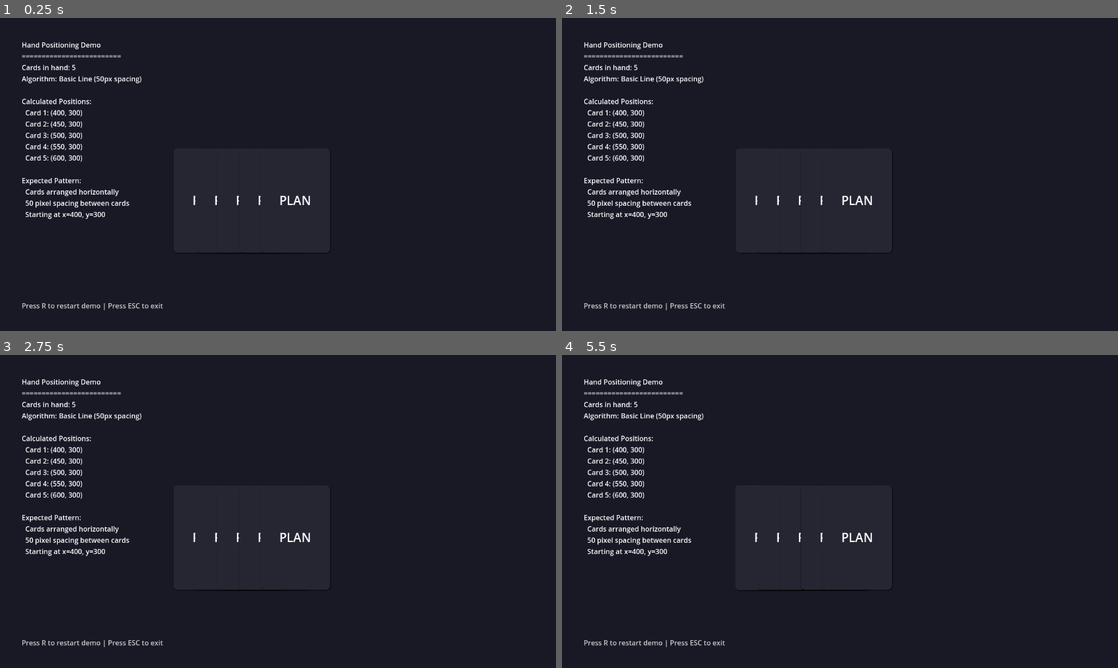
Above: before the commit, frames 1-4 (two rows, left to right).
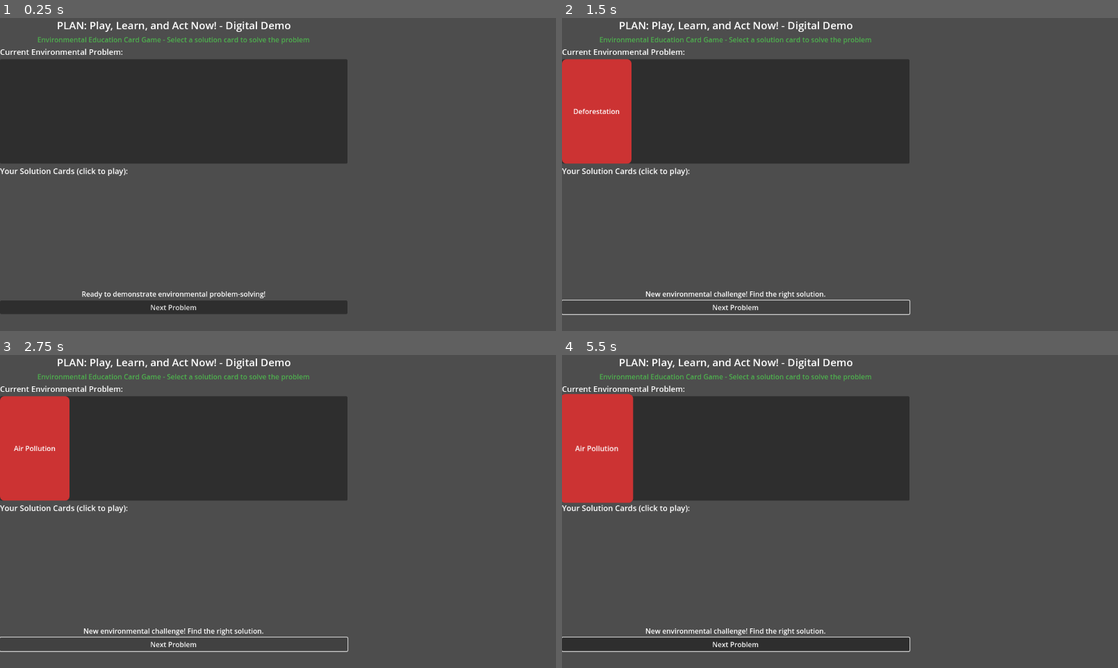
Above: after the commit, the same moments.

Repository: notalentgeek/plan-game
Game: Godot game, scene res://demos/stakeholder_demo.tscn
Same seed, same stepped clock (60 frames per second), same inputs: the game is played once before the commit and once after it. Before the commit the project starts from res://demos/hand/hand_positioning_demo.tscn.
Inputs (mouse positions are in pixels of both pictures, inside the frame that each line leads up to):
- Up to frame 1 (0.25 s): no input
- Up to frame 2 (1.5 s): click (734, 305) at 0.5 s, where only the run after the commit has a clickable "Next Problem"; click (734, 305) at 1.25 s, where only the run after the commit has a clickable "Next Problem"
- Up to frame 3 (2.75 s): click (172, 642) at 2 s, where only the run after the commit has a clickable "Next Problem"
- Up to frame 4 (5.5 s): tap R at 2.75, 3.5, 4.25, 4.35, 5 s; drag from (773, 536) to (895, 442) at 2.77 s; drag from (773, 536) to (812, 574) at 3.52 s; move the mouse to (789, 536) at 4.27 s; click (789, 536) at 4.42 s; tap N at 4.55 s; drag from (812, 536) to (673, 464) at 5.02 s

The runs differ from the first frame. In frame 1, 78% of the frame differs, in the area x 0-100%, y 0-100%; in frame 2, 83%; in frame 3, 83%; in frame 4, 81%.
Error after the commit: Invalid call. Nonexistent function 'get_problem_card_by_id' in base 'Node (card_database.gd)'. (res://demos/stakeholder_demo.gd:93)

Commit message:
Added Another HTML5 Demo

Diff:
--- a/plan-game/demos/hand/hand_positioning_demo.tscn
+++ b/plan-game/demos/hand/hand_positioning_demo.tscn
@@ -1,6 +1,6 @@
-[gd_scene load_steps=2 format=3]
+[gd_scene load_steps=2 format=3 uid="uid://bnnkbodapapsr"]
 
-[ext_resource type="Script" path="res://demos/hand/hand_positioning_demo.gd" id="1"]
+[ext_resource type="Script" uid="uid://c40op8ngmqtch" path="res://demos/hand/hand_positioning_demo.gd" id="1"]
 
 [node name="HandPositioningDemo" type="Node2D"]
 script = ExtResource("1")
--- /dev/null
+++ b/plan-game/demos/plan_game_complete_demo.gd
@@ -0,0 +1,431 @@
+# demos/plan_game_complete_demo.gd
+extends Node2D
+"""
+Complete PLAN Card Game Demo
+Implements core rules from the official rulebook:
+- Players must play solution cards to solve problems
+- After playing a solution, player must play a new problem
+- Game continues until a player runs out of problem cards
+- Includes proper turn flow and validation
+"""
+
+# Game State
+enum GamePhase {
+	WAITING_FOR_SOLUTION,  # A problem is on the table, need solution
+	WAITING_FOR_PROBLEM,   # No problem on table, need to play one
+	GAME_OVER             # Someone achieved CHECKMATE
+}
+
+var current_phase: GamePhase = GamePhase.WAITING_FOR_PROBLEM
+var table_problem: Card = null
+var players: Array[Dictionary] = []  # Each player has: name, cards, score
+var current_player_index: int = 0
+var game_round: int = 1
+
+# Visual Components
+var table_visual: CardVisual = null
+var player_hand_visuals: Array[CardVisual] = []
+var ui_container: Control
+var info_label: RichTextLabel
+var phase_label: Label
+var player_label: Label
+var message_label: Label
+var message_timer: Timer
+
+# Layout Constants
+const TABLE_POSITION := Vector2(640, 250)
+const HAND_Y_POSITION := 500
+const CARD_SPACING := 110
+const CARD_SCALE := 0.6
+
+func _ready() -> void:
+	print("Starting PLAN Card Game Complete Demo")
+	_setup_ui()
+	_setup_game()
+	_start_new_round()
+
+func _setup_ui() -> void:
+	# Background
+	var bg = ColorRect.new()
+	bg.color = Color(0.05, 0.05, 0.1, 1)
+	bg.size = Vector2(1280, 720)
+	add_child(bg)
+
+	# UI Container
+	ui_container = Control.new()
+	add_child(ui_container)
+
+	# Game Info Panel
+	var info_panel = Panel.new()
+	info_panel.size = Vector2(350, 200)
+	info_panel.position = Vector2(20, 20)
+	ui_container.add_child(info_panel)
+
+	info_label = RichTextLabel.new()
+	info_label.size = Vector2(330, 180)
+	info_label.position = Vector2(10, 10)
+	info_label.add_theme_font_size_override("font_size", 14)
+	info_panel.add_child(info_label)
+
+	# Phase Indicator
+	phase_label = Label.new()
+	phase_label.position = Vector2(640, 100)
+	phase_label.add_theme_font_size_override("font_size", 24)
+	phase_label.add_theme_color_override("font_color", Color(0.9, 0.9, 0.9))
+	phase_label.anchor_left = 0.5
+	ui_container.add_child(phase_label)
+
+	# Current Player
+	player_label = Label.new()
+	player_label.position = Vector2(640, 140)
+	player_label.add_theme_font_size_override("font_size", 20)
+	player_label.add_theme_color_override("font_color", Color(0.7, 0.9, 1.0))
+	player_label.anchor_left = 0.5
+	ui_container.add_child(player_label)
+
+	# Message Display
+	message_label = Label.new()
+	message_label.position = Vector2(640, 400)
+	message_label.add_theme_font_size_override("font_size", 18)
+	message_label.add_theme_color_override("font_color", Color(1.0, 0.9, 0.3))
+	message_label.anchor_left = 0.5
+	message_label.modulate.a = 0
+	ui_container.add_child(message_label)
+
+	# Message Timer
+	message_timer = Timer.new()
+	message_timer.one_shot = true
+	message_timer.timeout.connect(_hide_message)
+	add_child(message_timer)
+
+	# Instructions
+	var instructions = Label.new()
+	instructions.text = "Click cards to play them | R: New Round | N: Next Turn | ESC: Quit"
+	instructions.position = Vector2(20, 680)
+	instructions.add_theme_color_override("font_color", Color(0.6, 0.6, 0.6))
+	ui_container.add_child(instructions)
+
+	# Table Label
+	var table_label = Label.new()
+	table_label.text = "Table"
+	table_label.position = TABLE_POSITION + Vector2(-30, -120)
+	table_label.add_theme_font_size_override("font_size", 16)
+	table_label.add_theme_color_override("font_color", Color(0.8, 0.8, 0.8))
+	ui_container.add_child(table_label)
+
+func _setup_game() -> void:
+	# Create 2 players for demo
+	players.clear()
+	players.append({
+		"name": "Player 1",
+		"cards": [],
+		"score": 0
+	})
+	players.append({
+		"name": "Player 2",
+		"cards": [],
+		"score": 0
+	})
+
+func _start_new_round() -> void:
+	print("Starting Round %d" % game_round)
+
+	# Clear table
+	table_problem = null
+	if table_visual:
+		table_visual.queue_free()
+		table_visual = null
+
+	# Deal cards to players
+	for player in players:
+		player.cards.clear()
+		_deal_cards_to_player(player)
+
+	# Start with first player
+	current_player_index = 0
+	current_phase = GamePhase.WAITING_FOR_PROBLEM
+
+	_update_display()
+	_show_message("Round %d Started! %s begins." % [game_round, players[current_player_index].name])
+
+func _deal_cards_to_player(player: Dictionary) -> void:
+	# Give each player 3 problem cards and 2 solution cards
+	var cards = []
+
+	# Problem cards
+	var problem_letters = ["A", "B", "C", "D", "F", "G", "H", "I"]
+	problem_letters.shuffle()
+
+	for i in range(3):
+		var letter = problem_letters[i]
+		cards.append(ProblemCard.new(
+			"p_%s" % letter.to_lower(),
+			_get_problem_name(letter),
+			"Environmental problem %s" % letter,
+			"",
+			letter,
+			randi() % 5 + 5  # Severity 5-9
+		))
+
+	# Solution cards
+	var solution_types = [
+		{"name": "Clean Up", "solves": ["A", "B", "N", "O", "P", "Q"]},
+		{"name": "Renewable Energy", "solves": ["D", "G", "H", "L"]},
+		{"name": "Afforestation", "solves": ["C", "F", "G", "I", "K", "M"]},
+		{"name": "Awareness Campaign", "solves": ["A", "C", "E", "J", "K"]},
+		{"name": "Policy Change", "solves": ["B", "D", "E", "H", "M", "N"]}
+	]
+	solution_types.shuffle()
+
+	for i in range(2):
+		var sol = solution_types[i]
+		var solves: Array[String] = []
+		solves.assign(sol.solves)
+		cards.append(SolutionCard.new(
+			"s_%d" % i,
+			sol.name,
+			"Solution that addresses multiple problems",
+			"",
+			solves,
+			false
+		))
+
+	player.cards = cards
+
+func _get_problem_name(letter: String) -> String:
+	var names = {
+		"A": "Air Pollution",
+		"B": "Oil Spill",
+		"C": "Deforestation",
+		"D": "Gas Flaring",
+		"F": "Desertification",
+		"G": "Drought",
+		"H": "Flooding",
+		"I": "Soil Erosion"
+	}
+	return names.get(letter, "Environmental Issue")
+
+func _update_display() -> void:
+	# Clear existing hand visuals
+	for visual in player_hand_visuals:
+		visual.queue_free()
+	player_hand_visuals.clear()
+
+	# Update table card
+	if table_problem and not table_visual:
+		table_visual = CardVisual.new()
+		table_visual.initialize(table_problem)
+		table_visual.position = TABLE_POSITION
+		table_visual.scale = Vector2(CARD_SCALE, CARD_SCALE)
+		table_visual.flip_to_front()
+		add_child(table_visual)
+	elif not table_problem and table_visual:
+		table_visual.queue_free()
+		table_visual = null
+
+	# Show current player's hand
+	var current_player = players[current_player_index]
+	var card_count = current_player.cards.size()
+
+	if card_count > 0:
+		var total_width = (card_count - 1) * CARD_SPACING
+		var start_x = 640 - total_width / 2
+
+		for i in range(card_count):
+			var card = current_player.cards[i]
+			var visual = CardVisual.new()
+			visual.initialize(card)
+			visual.position = Vector2(start_x + i * CARD_SPACING, HAND_Y_POSITION)
+			visual.scale = Vector2(CARD_SCALE, CARD_SCALE)
+			visual.flip_to_front()
+
+			# Make clickable
+			visual.set_meta("hand_index", i)
+			visual.gui_input.connect(_on_card_clicked.bind(visual))
+
+			# Highlight playable cards
+			if _can_play_card(card):
+				visual.modulate = Color(1.2, 1.2, 1.2)
+			else:
+				visual.modulate = Color(0.7, 0.7, 0.7)
+
+			add_child(visual)
+			player_hand_visuals.append(visual)
+
+	# Update UI
+	_update_ui_labels()
+
+func _can_play_card(card: Card) -> bool:
+	if current_phase == GamePhase.WAITING_FOR_SOLUTION:
+		if card is SolutionCard:
+			var solution = card as SolutionCard
+			return solution.can_solve_problem(table_problem.letter_code) if table_problem else false
+		return false
+	elif current_phase == GamePhase.WAITING_FOR_PROBLEM:
+		return card is ProblemCard
+	return false
+
+func _update_ui_labels() -> void:
+	# Phase label
+	if current_phase == GamePhase.WAITING_FOR_SOLUTION:
+		phase_label.text = "Play a Solution Card"
+	elif current_phase == GamePhase.WAITING_FOR_PROBLEM:
+		phase_label.text = "Play a Problem Card"
+	else:
+		phase_label.text = "Game Over!"
+
+	# Player label
+	var current_player = players[current_player_index]
+	player_label.text = current_player.name + "'s Turn"
+
+	# Info panel
+	var info_text = "[b]PLAN Card Game[/b]\n"
+	info_text += "Round: %d\n\n" % game_round
+
+	if table_problem:
+		info_text += "[color=red]Problem on Table:[/color]\n"
+		info_text += "%s (%s)\n" % [table_problem.card_name, table_problem.letter_code]
+		info_text += "Severity: %d\n\n" % table_problem.severity_index
+	else:
+		info_text += "[color=gray]Table is empty[/color]\n\n"
+
+	info_text += "[b]Scores:[/b]\n"
+	for player in players:
+		info_text += "%s: %d points\n" % [player.name, player.score]
+
+	info_text += "\n[b]%s's Hand:[/b]\n" % current_player.name
+	var problem_count = 0
+	var solution_count = 0
+	for card in current_player.cards:
+		if card is ProblemCard:
+			problem_count += 1
+		else:
+			solution_count += 1
+	info_text += "Problems: %d, Solutions: %d" % [problem_count, solution_count]
+
+	info_label.bbcode_text = info_text
+
+func _on_card_clicked(event: InputEvent, visual: CardVisual) -> void:
+	if event is InputEventMouseButton and event.pressed and event.button_index == MOUSE_BUTTON_LEFT:
+		if current_phase != GamePhase.GAME_OVER:
+			var index = visual.get_meta("hand_index")
+			_try_play_card(index)
+
+func _try_play_card(index: int) -> void:
+	var current_player = players[current_player_index]
+	if index < 0 or index >= current_player.cards.size():
+		return
+
+	var card = current_player.cards[index]
+
+	# Validate the play
+	if not _can_play_card(card):
+		if current_phase == GamePhase.WAITING_FOR_SOLUTION:
+			if card is ProblemCard:
+				_show_message("You must play a solution first!")
+			else:
+				_show_message("This solution doesn't solve %s!" % table_problem.letter_code)
+		else:
+			_show_message("You must play a problem card!")
+		return
+
+	# Make the play
+	if card is SolutionCard:
+		_play_solution_card(index)
+	else:
+		_play_problem_card(index)
+
+func _play_solution_card(index: int) -> void:
+	var current_player = players[current_player_index]
+	var card = current_player.cards[index]
+
+	_show_message("Solution played! Now play a problem.")
+	current_player.cards.remove_at(index)
+
+	# Clear table
+	if table_visual:
+		table_visual.queue_free()
+		table_visual = null
+	table_problem = null
+
+	# Change phase
+	current_phase = GamePhase.WAITING_FOR_PROBLEM
+	_update_display()
+
+func _play_problem_card(index: int) -> void:
+	var current_player = players[current_player_index]
+	var card = current_player.cards[index] as ProblemCard
+
+	# Play the problem
+	table_problem = card
+	current_player.cards.remove_at(index)
+
+	# Check for CHECKMATE
+	var problems_left = 0
+	for c in current_player.cards:
+		if c is ProblemCard:
+			problems_left += 1
+
+	if problems_left == 0:
+		_show_message("%s achieved CHECKMATE!" % current_player.name)
+		_end_round()
+	else:
+		_show_message("Problem played!")
+		current_phase = GamePhase.WAITING_FOR_SOLUTION
+		_next_turn()
+
+func _next_turn() -> void:
+	current_player_index = (current_player_index + 1) % players.size()
+	_update_display()
+
+func _end_round() -> void:
+	current_phase = GamePhase.GAME_OVER
+
+	# Calculate scores
+	var winner_index = current_player_index
+	players[winner_index].score += 5  # CHECKMATE bonus
+
+	# Count remaining problems for other players
+	var problem_counts = []
+	for i in range(players.size()):
+		if i != winner_index:
+			var count = 0
+			for card in players[i].cards:
+				if card is ProblemCard:
+					count += 1
+			problem_counts.append({"index": i, "count": count})
+
+	# Sort by problem count (ascending)
+	problem_counts.sort_custom(func(a, b): return a.count < b.count)
+
+	# Award points
+	var points = [3, 2, 1]
+	for i in range(min(problem_counts.size(), points.size())):
+		var player_data = problem_counts[i]
+		players[player_data.index].score += points[i]
+
+	_update_display()
+	_show_message("Round Over! Press R for next round.")
+
+func _show_message(text: String) -> void:
+	message_label.text = text
+	message_label.modulate.a = 1.0
+	message_timer.wait_time = 3.0
+	message_timer.start()
+
+func _hide_message() -> void:
+	var tween = create_tween()
+	tween.tween_property(message_label, "modulate:a", 0.0, 0.5)
+
+func _input(event: InputEvent) -> void:
+	if event is InputEventKey and event.pressed:
+		match event.keycode:
+			KEY_R:
+				game_round += 1
+				_start_new_round()
+			KEY_N:
+				if current_phase != GamePhase.GAME_OVER:
+					_next_turn()
+					_show_message("Skipped to next player")
+			KEY_ESCAPE:
+				get_tree().quit()
--- /dev/null
+++ b/plan-game/demos/plan_game_complete_demo.tscn
@@ -0,0 +1,14 @@
+[gd_scene load_steps=2 format=3 uid="uid://plan-game-complete-demo"]
+
+[ext_resource type="Script" path="res://demos/plan_game_complete_demo.gd" id="1"]
+
+[node name="PLANGameDemo" type="Node2D"]
+script = ExtResource("1")
+
+[node name="CanvasLayer" type="CanvasLayer" parent="."]
+layer = -1
+
+[node name="Background" type="ColorRect" parent="CanvasLayer"]
+anchor_right = 1.0
+anchor_bottom = 1.0
+color = Color(0.05, 0.05, 0.1, 1)
--- /dev/null
+++ b/plan-game/demos/stakeholder_demo.gd
@@ -0,0 +1,249 @@
+# Quick PLAN Game Demo Scene
+# File: demos/stakeholder/stakeholder_demo.gd
+extends Node2D
+
+"""
+Stakeholder-ready demo showcasing PLAN Card Game core functionality.
+Demonstrates card management, problem-solution matching, and educational content.
+"""
+
+# Demo state
+var demo_hand: HandDisplay
+var current_problem_card: Card = null
+var demo_cards: Array[Card] = []
+
+# UI Elements
+var title_label: Label
+var instruction_label: Label
+var problem_area: PanelContainer
+var problem_display: CardVisual
+var hand_area: Control
+var status_label: Label
+var next_button: Button
+
+func _ready() -> void:
+	"""Initialize the stakeholder demo with sample cards and UI."""
+	_create_demo_ui()
+	_load_demo_cards()
+	_setup_initial_state()
+
+func _create_demo_ui() -> void:
+	"""Create a clean, professional demo interface."""
+	# Main layout
+	var main_vbox = VBoxContainer.new()
+	add_child(main_vbox)
+
+	# Title
+	title_label = Label.new()
+	title_label.text = "PLAN: Play, Learn, and Act Now! - Digital Demo"
+	title_label.add_theme_font_size_override("font_size", 24)
+	title_label.horizontal_alignment = HORIZONTAL_ALIGNMENT_CENTER
+	main_vbox.add_child(title_label)
+
+	# Instruction area
+	instruction_label = Label.new()
+	instruction_label.text = "Environmental Education Card Game - Select a solution card to solve the problem"
+	instruction_label.horizontal_alignment = HORIZONTAL_ALIGNMENT_CENTER
+	instruction_label.add_theme_color_override("font_color", Color(0.3, 0.7, 0.3))
+	main_vbox.add_child(instruction_label)
+
+	# Problem display area
+	var problem_section = VBoxContainer.new()
+	main_vbox.add_child(problem_section)
+
+	var problem_title = Label.new()
+	problem_title.text = "Current Environmental Problem:"
+	problem_title.add_theme_font_size_override("font_size", 18)
+	problem_section.add_child(problem_title)
+
+	problem_area = PanelContainer.new()
+	problem_area.custom_minimum_size = Vector2(300, 200)
+	problem_section.add_child(problem_area)
+
+	# Hand display area
+	var hand_section = VBoxContainer.new()
+	main_vbox.add_child(hand_section)
+
+	var hand_title = Label.new()
+	hand_title.text = "Your Solution Cards (click to play):"
+	hand_title.add_theme_font_size_override("font_size", 18)
+	hand_section.add_child(hand_title)
+
+	hand_area = Control.new()
+	hand_area.custom_minimum_size = Vector2(800, 250)
+	hand_section.add_child(hand_area)
+
+	# Status and controls
+	status_label = Label.new()
+	status_label.text = "Ready to demonstrate environmental problem-solving!"
+	status_label.horizontal_alignment = HORIZONTAL_ALIGNMENT_CENTER
+	main_vbox.add_child(status_label)
+
+	next_button = Button.new()
+	next_button.text = "Next Problem"
+	next_button.pressed.connect(_next_problem)
+	main_vbox.add_child(next_button)
+
+func _load_demo_cards() -> void:
+	"""Load sample cards for demonstration."""
+	# Get sample cards from database
+	var db = CardDatabase
+
+	# Sample problem card (Climate Change)
+	current_problem_card = db.get_problem_card_by_id("p_climate_change")
+	if not current_problem_card:
+		# Create fallback if database doesn't have it
+		current_problem_card = ProblemCard.new(
+			"p_climate_change",
+			"Climate Change",
+			"Rising global temperatures causing extreme weather, sea level rise, and ecosystem disruption.",
+			"",
+			"A",
+			9
+		)
+
+	# Sample solution cards for hand
+	demo_cards = [
+		db.get_solution_card_by_id("s_renewable_energy"),
+		db.get_solution_card_by_id("s_energy_efficiency"),
+		db.get_solution_card_by_id("s_sustainable_transport"),
+		db.get_ultimate_card_by_id("u_environmental_education")
+	]
+
+	# Create fallback cards if database doesn't have them
+	for i in range(demo_cards.size()):
+		if not demo_cards[i]:
+			match i:
+				0:
+					demo_cards[i] = SolutionCard.new(
+						"s_renewable_energy",
+						"Renewable Energy",
+						"Solar, wind, and hydroelectric power to reduce carbon emissions.",
+						"",
+						["A", "D"],
+						false
+					)
+				1:
+					demo_cards[i] = SolutionCard.new(
+						"s_energy_efficiency",
+						"Energy Efficiency",
+						"Improving building insulation and efficient appliances.",
+						"",
+						["A", "F"],
+						false
+					)
+				2:
+					demo_cards[i] = SolutionCard.new(
+						"s_sustainable_transport",
+						"Sustainable Transport",
+						"Electric vehicles and public transportation systems.",
+						"",
+						["A", "B"],
+						false
+					)
+				3:
+					demo_cards[i] = SolutionCard.new(
+						"u_environmental_education",
+						"Environmental Education",
+						"Teaching people about environmental issues and solutions.",
+						"",
+						[],
+						true
+					)
+
+func _setup_initial_state() -> void:
+	"""Setup the initial demo state with problem and hand."""
+	# Display current problem
+	_display_problem_card()
+
+	# Setup hand display
+	demo_hand = HandDisplay.new()
+	hand_area.add_child(demo_hand)
+
+	# Add cards to hand
+	for card in demo_cards:
+		demo_hand.add_card(card)
+
+	# Create visual display of hand
+	_create_hand_visuals()
+
+func _display_problem_card() -> void:
+	"""Display the current problem card."""
+	problem_display = CardVisual.new()
+	problem_area.add_child(problem_display)
+	problem_display.initialize(current_problem_card)
+	problem_display.flip_to_front()
+
+func _create_hand_visuals() -> void:
+	"""Create visual representation of cards in hand."""
+	var positions = demo_hand._calculate_fan_positions()
+
+	for i in range(demo_cards.size()):
+		var card_visual = CardVisual.new()
+		hand_area.add_child(card_visual)
+		card_visual.initialize(demo_cards[i])
+		card_visual.flip_to_front()
+
+		# Position according to fan layout
+		if i < positions.size():
+			card_visual.position = positions[i]
+
+		# Connect click signal
+		card_visual.card_clicked.connect(_on_card_played.bind(demo_cards[i]))
+
+func _on_card_played(card: Card) -> void:
+	"""Handle when a solution card is played."""
+	if not card is SolutionCard:
+		return
+
+	var solution = card as SolutionCard
+	var can_solve = false
+
+	# Check if this solution can solve the current problem
+	if current_problem_card is ProblemCard:
+		var problem = current_problem_card as ProblemCard
+		can_solve = solution.can_solve_problem(problem.letter_code)
+
+	if can_solve:
+		status_label.text = "✅ Excellent! '%s' is a valid solution for %s" % [solution.card_name, current_problem_card.card_name]
+		status_label.add_theme_color_override("font_color", Color(0.2, 0.8, 0.2))
+		_show_educational_message(solution, current_problem_card)
+	else:
+		status_label.text = "❌ '%s' cannot solve this specific problem. Try another solution!" % solution.card_name
+		status_label.add_theme_color_override("font_color", Color(0.8, 0.2, 0.2))
+
+func _show_educational_message(solution: SolutionCard, problem: Card) -> void:
+	"""Display educational information about the solution."""
+	instruction_label.text = "Great choice! %s helps address %s by: %s" % [
+		solution.card_name,
+		problem.card_name,
+		solution.description
+	]
+
+func _next_problem() -> void:
+	"""Move to the next environmental problem for demonstration."""
+	# Cycle through different problems
+	var problems = [
+		["p_deforestation", "Deforestation", "Clearing of forests for agriculture and development, reducing carbon absorption.", "C", 8],
+		["p_plastic_pollution", "Plastic Pollution", "Accumulation of plastic waste in oceans and ecosystems.", "B", 7],
+		["p_air_pollution", "Air Pollution", "Contamination of air with harmful substances affecting health.", "A", 8]
+	]
+
+	var problem_data = problems[randi() % problems.size()]
+	current_problem_card = ProblemCard.new(
+		problem_data[0],
+		problem_data[1],
+		problem_data[2],
+		"",
+		problem_data[3],
+		problem_data[4]
+	)
+
+	# Clear and redisplay
+	if problem_display:
+		problem_display.queue_free()
+	_display_problem_card()
+
+	status_label.text = "New environmental challenge! Find the right solution."
+	status_label.add_theme_color_override("font_color", Color.WHITE)
+	instruction_label.text = "Environmental Education Card Game - Select a solution card to solve the problem"
--- /dev/null
+++ b/plan-game/demos/stakeholder_demo.tscn
@@ -0,0 +1,6 @@
+[gd_scene load_steps=2 format=3 uid="uid://ccagevbcpwdb2"]
+
+[ext_resource type="Script" uid="uid://bqmtwx5b74xfk" path="res://demos/stakeholder_demo.gd" id="1_erkul"]
+
+[node name="Node2D" type="Node2D"]
+script = ExtResource("1_erkul")
--- a/plan-game/project.godot
+++ b/plan-game/project.godot
@@ -11,7 +11,7 @@
 [application]
 
 config/name="PLAN: Play, Learn, and Act Now"
-run/main_scene="res://demos/hand/hand_positioning_demo.tscn"
+run/main_scene="uid://ccagevbcpwdb2"
 config/features=PackedStringArray("4.4", "GL Compatibility")
 config/icon="res://icon.svg"
 
Not shown: 1 places in plan-game/demos/hand/hand_positioning_demo.tscn that only renumber resources
